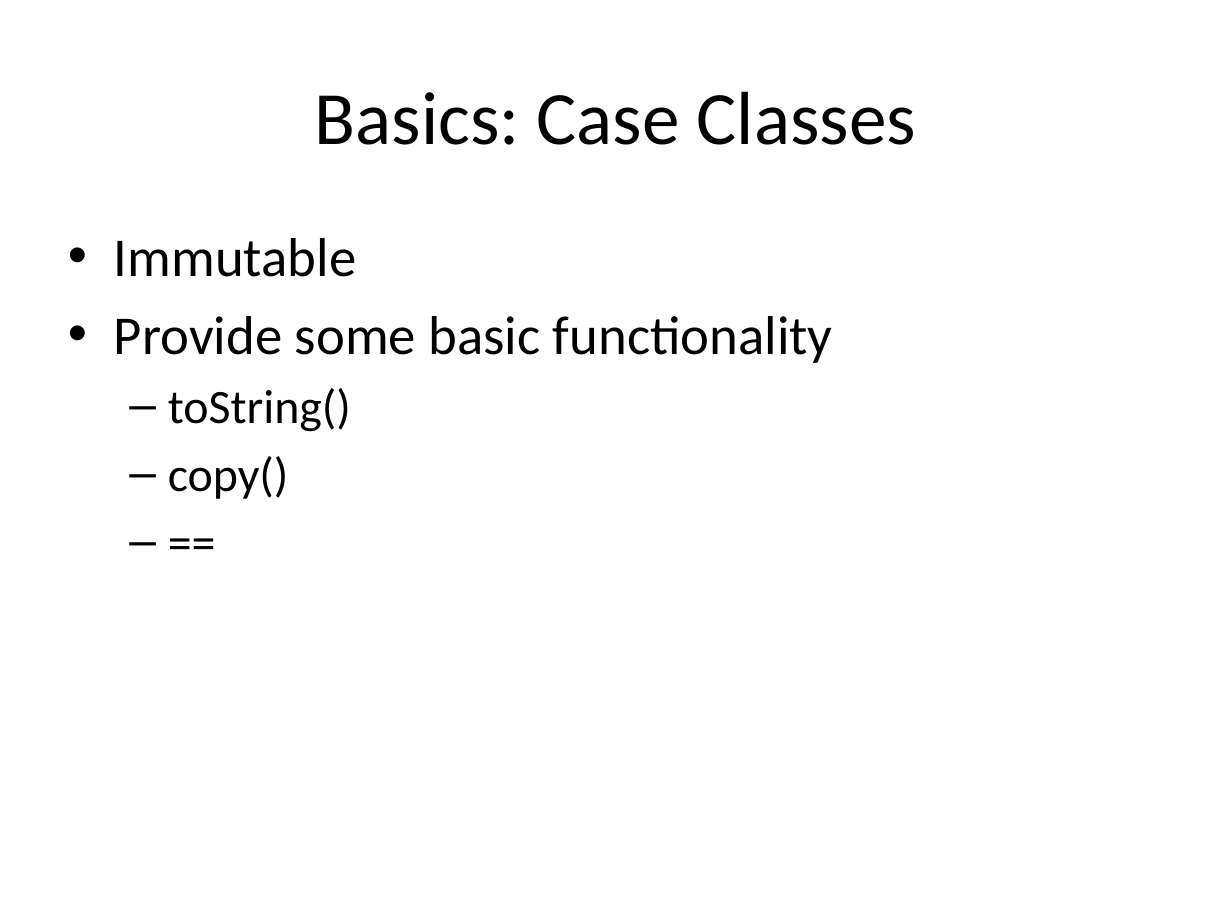
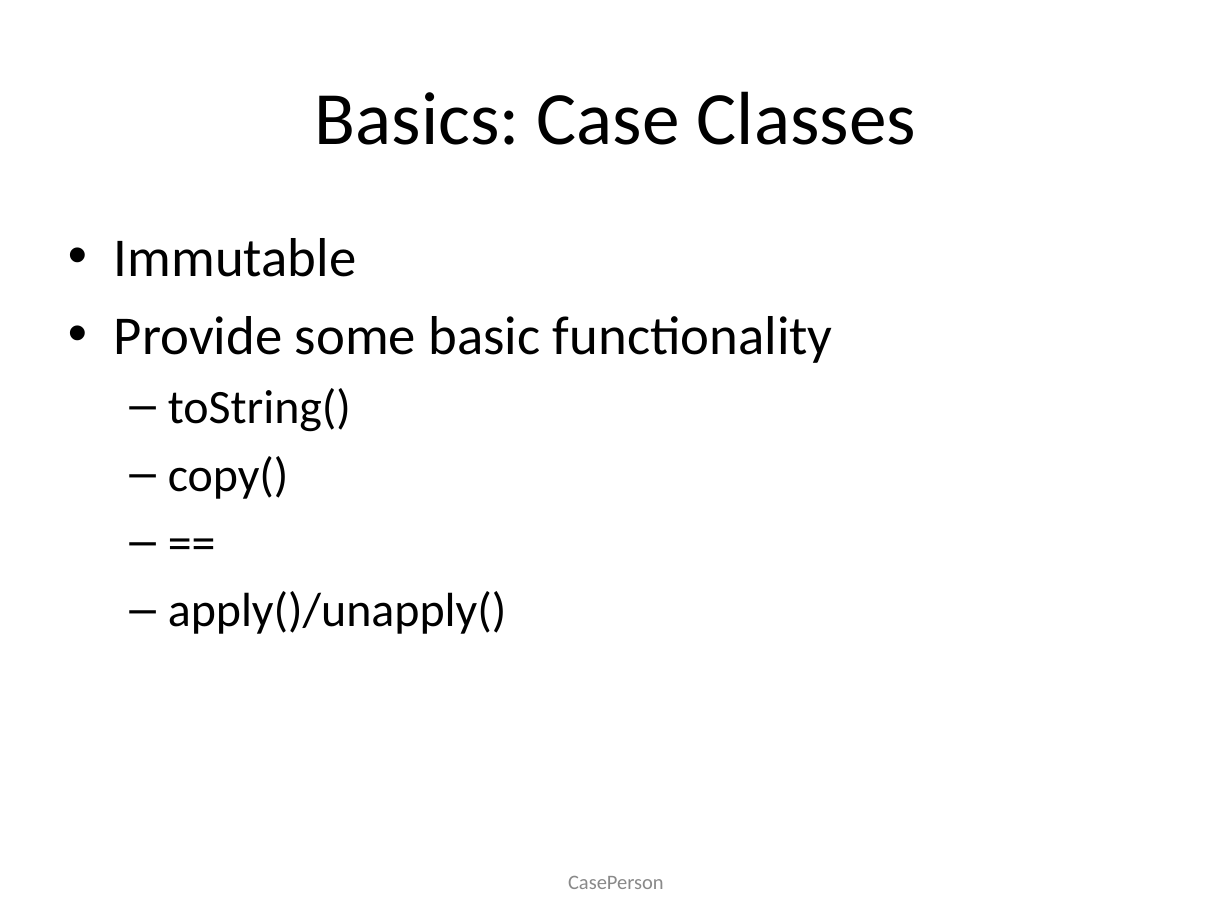
Before and after one commit to Igerly/scalaBasics, a slide deck: slide 24 of Scala.ppt (slide 23 before the commit). Drawn at 1232x924 pixels with LibreOffice and Linux fonts; fonts in the diff are those of the drawing. Boxes give left, top, right and bottom in pixels: in the first picture for what was removed or moved away, otherwise in the second. Text is boxed around its words. In the diff, an @@ line names an element or a change of style, - is before the commit and + after.

```diff
--- a/Scala.ppt
+++ b/Scala.ppt
@@ text at (168,591,506,634): paragraph added @@
+  – apply()/unapply()
@@ text added at (568,876,664,889), 12 pt, text #898989 @@
+CasePerson
```
Also in this commit, not shown: 5 other slides changed, 5 slides added, 1 slide removed, 7 other files.
